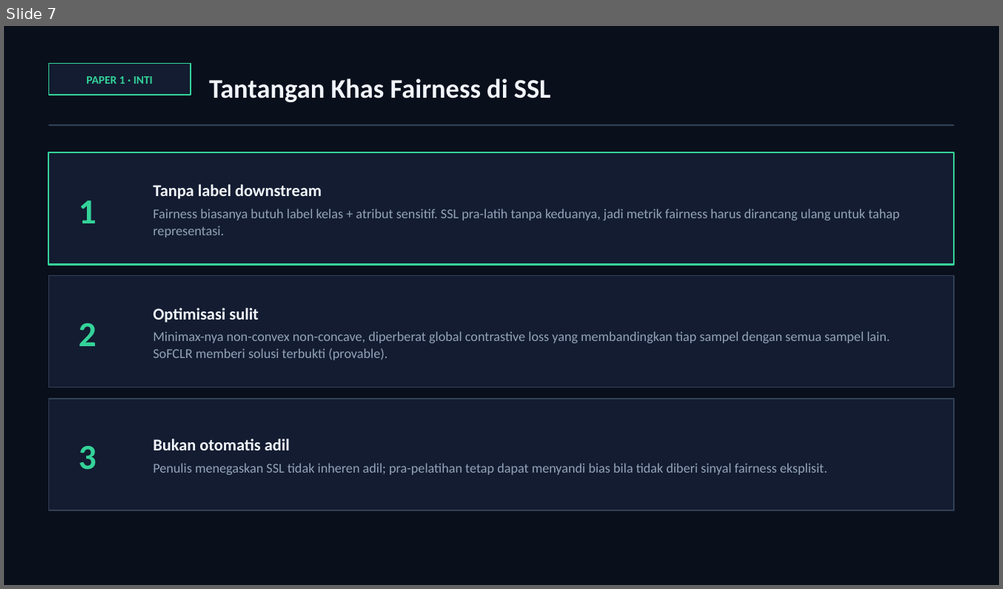
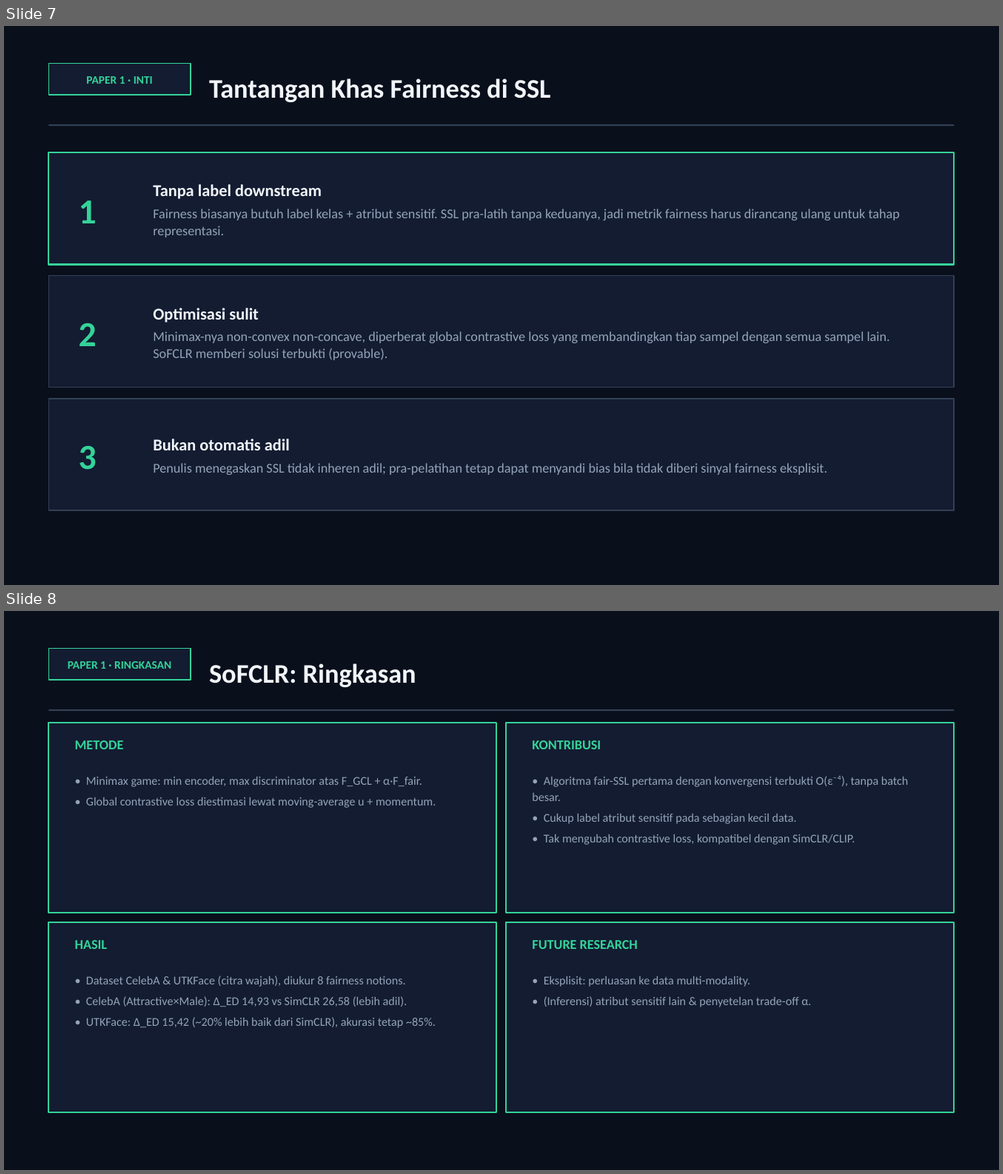
Before and after one commit to awangga/awangga.github.io, a slide deck: safe/metrics/SAFE-AI-Metrics.pptx. Shown one above the other, each under a label of ours: slide 7 before the commit, slides 7 and 8 after it. The pictures are 1003x589 and 1003x1174 pixels, drawn with LibreOffice and Linux fonts; fonts in the diff are those of the drawing. Boxes give left, top, right and bottom in pixels: in the first picture for what was removed or moved away, otherwise in the second. Text is boxed around its words. In the diff, an @@ line names an element or a change of style, - is before the commit and + after.

```diff
--- a/safe/metrics/SAFE-AI-Metrics.pptx
+++ b/safe/metrics/SAFE-AI-Metrics.pptx
@@ slide 8 added at <box>4,611,999,1170</box>, background #FFFFFF @@
@@ rectangle added at <box>4,611,999,1170</box>, fill #0A0F1C @@
@@ rectangle added at <box>48,648,190,680</box>, fill #131C31, outline #34D399 1.25 pt @@
@@ text added at <box>68,661,171,669</box>, 11 pt, text #34D399, bold @@
+PAPER 1 · RINGKASAN
@@ text added at <box>209,664,416,687</box>, 26 pt, text #F1F5F9, bold @@
+SoFCLR: Ringkasan
@@ rectangle added at <box>48,709,954,711</box>, fill #334155 @@
@@ rectangle added at <box>48,723,496,913</box>, fill #131C31, outline #34D399 1.5 pt @@
@@ text added at <box>75,741,124,749</box>, 13 pt, text #34D399, bold @@
+METODE
@@ rectangle added at <box>506,723,954,913</box>, fill #131C31, outline #34D399 1.5 pt @@
@@ text added at <box>532,741,600,749</box>, 13 pt, text #34D399, bold @@
+KONTRIBUSI
@@ text added at <box>86,777,435,808</box>, 11.5 pt, text #94A3B8 @@
+• Minimax game: min encoder, max discriminator atas F_GCL + α·F_fair.
+• Global contrastive loss diestimasi lewat moving-average u + momentum.
@@ text added at <box>532,776,908,845</box>, 11.5 pt, text #94A3B8 @@
+• Algoritma fair-SSL pertama dengan konvergensi terbukti O(ε⁻⁴), tanpa batch besar.
+• Cukup label atribut sensitif pada sebagian kecil data.
+• Tak mengubah contrastive loss, kompatibel dengan SimCLR/CLIP.
@@ rectangle added at <box>48,923,496,1113</box>, fill #131C31, outline #34D399 1.5 pt @@
@@ text added at <box>75,940,108,949</box>, 13 pt, text #34D399, bold @@
+HASIL
@@ rectangle added at <box>506,923,954,1113</box>, fill #131C31, outline #34D399 1.5 pt @@
@@ text added at <box>532,940,637,949</box>, 13 pt, text #34D399, bold @@
+FUTURE RESEARCH
@@ text added at <box>86,976,435,1028</box>, 11.5 pt, text #94A3B8 @@
+• Dataset CelebA & UTKFace (citra wajah), diukur 8 fairness notions.
+• CelebA (Attractive×Male): Δ_ED 14,93 vs SimCLR 26,58 (lebih adil).
+• UTKFace: Δ_ED 15,42 (~20% lebih baik dari SimCLR), akurasi tetap ~85%.
@@ text added at <box>543,977,811,1008</box>, 11.5 pt, text #94A3B8 @@
+• Eksplisit: perluasan ke data multi-modality.
+• (Inferensi) atribut sensitif lain & penyetelan trade-off α.
```
Also in this commit, not shown: 3 slides changed, 2 other slides added, 1 other file.
